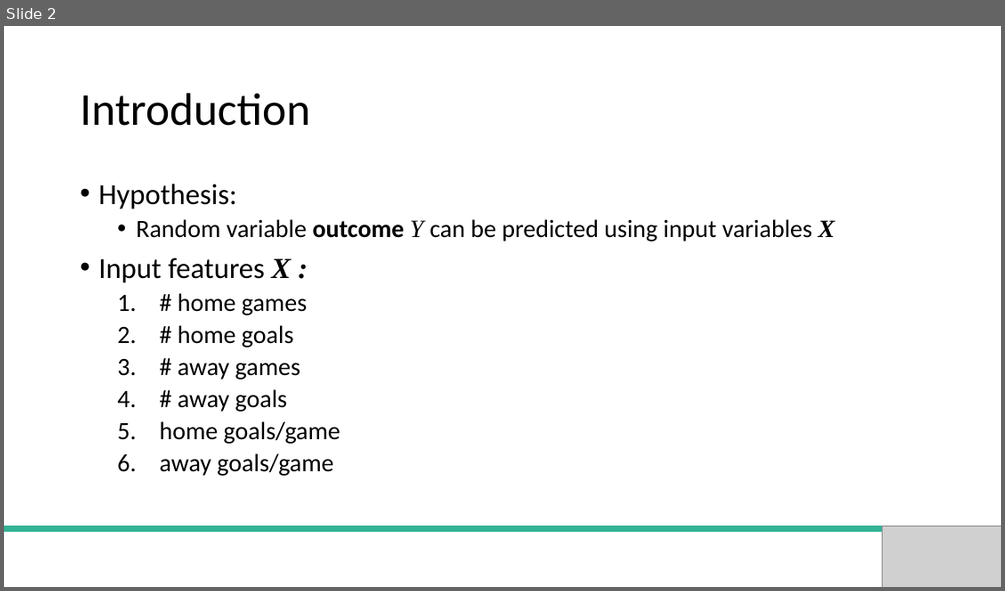
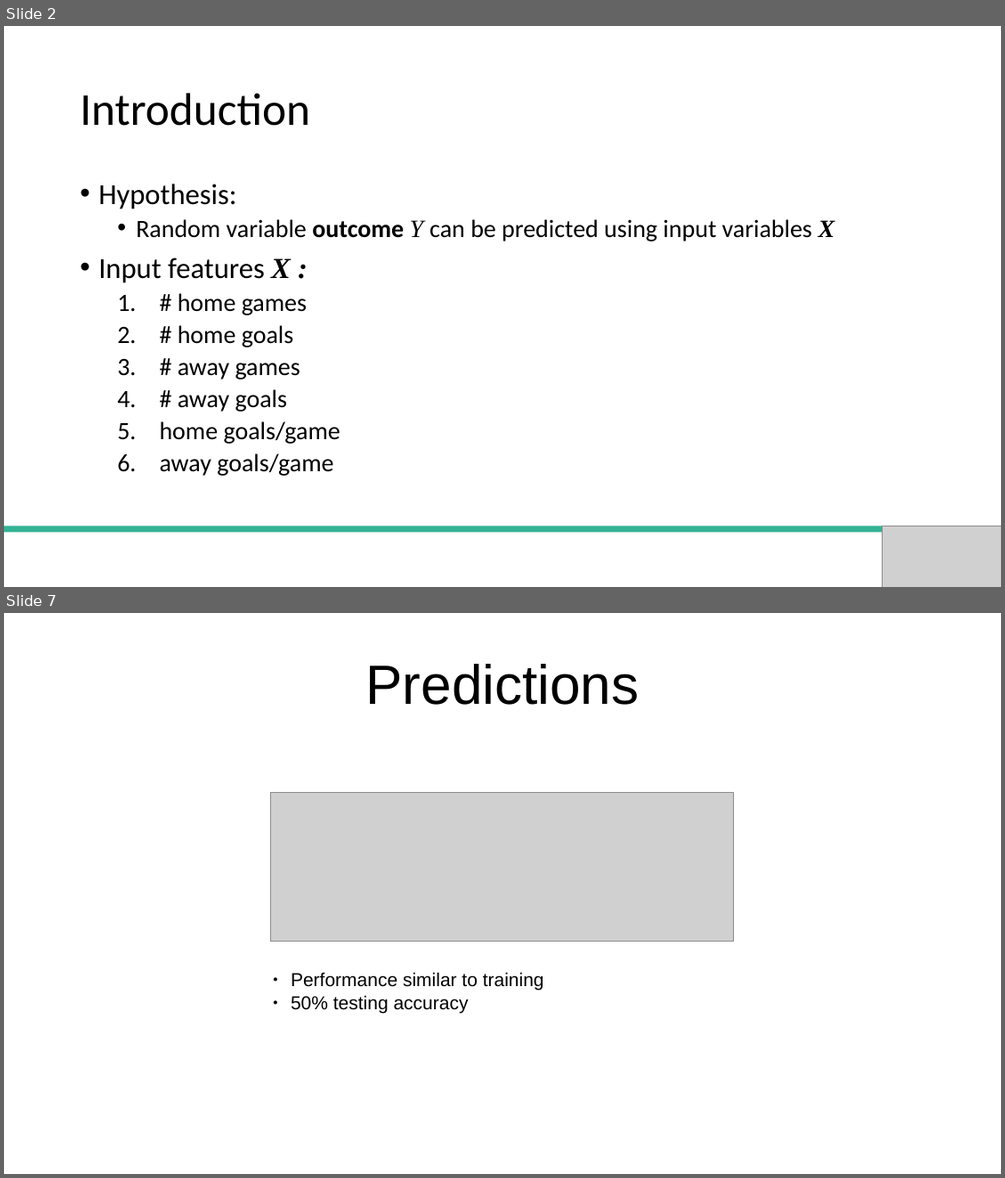
Before and after one commit to crocodoyle/QLS_Projects, a slide deck: Presentation.pptx. Shown one above the other, each under a label of ours: slide 2 before the commit, slides 2 and 7 after it; the slides between them are not shown. The pictures are 1005x591 and 1005x1178 pixels, drawn with LibreOffice and Linux fonts; fonts in the diff are those of the drawing; grey boxes stand for pictures. Boxes give left, top, right and bottom in pixels: in the first picture for what was removed or moved away, otherwise in the second. Text is boxed around its words. In the diff, an @@ line names an element or a change of style, - is before the commit and + after.

```diff
--- a/Presentation.pptx
+++ b/Presentation.pptx
@@ slide 7 added at (4, 613, 1001, 1174), background #FFFFFF @@
@@ text added at (366, 664, 639, 705), 53.2 pt, text #000000 @@
+Predictions
@@ picture added at (271, 793, 734, 941) @@
@@ text added at (291, 972, 544, 1013), 18 pt, text #000000 @@
+● Performance similar to training
+● 50% testing accuracy
```
Also in this commit, not shown: 3 other slides changed, 4 other slides added.
